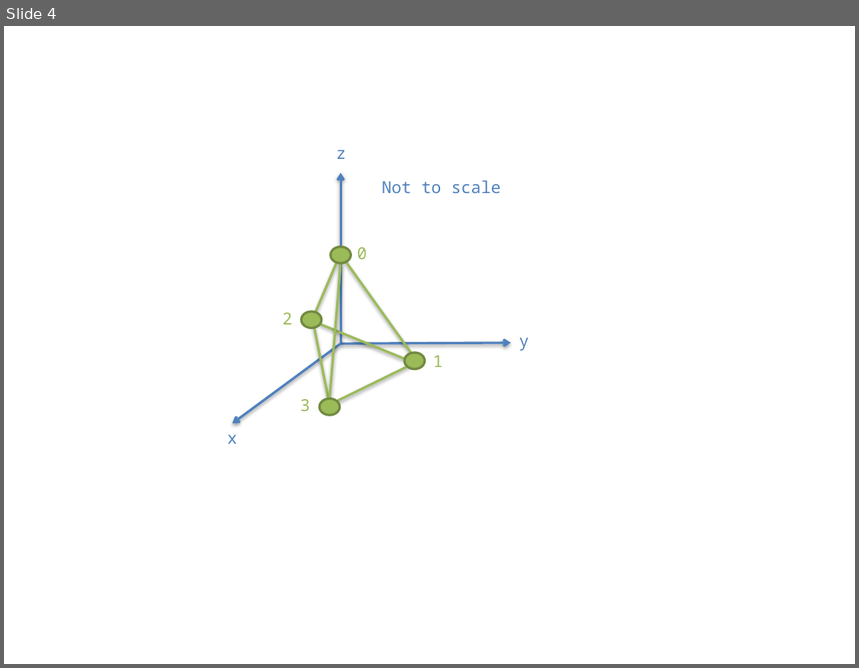
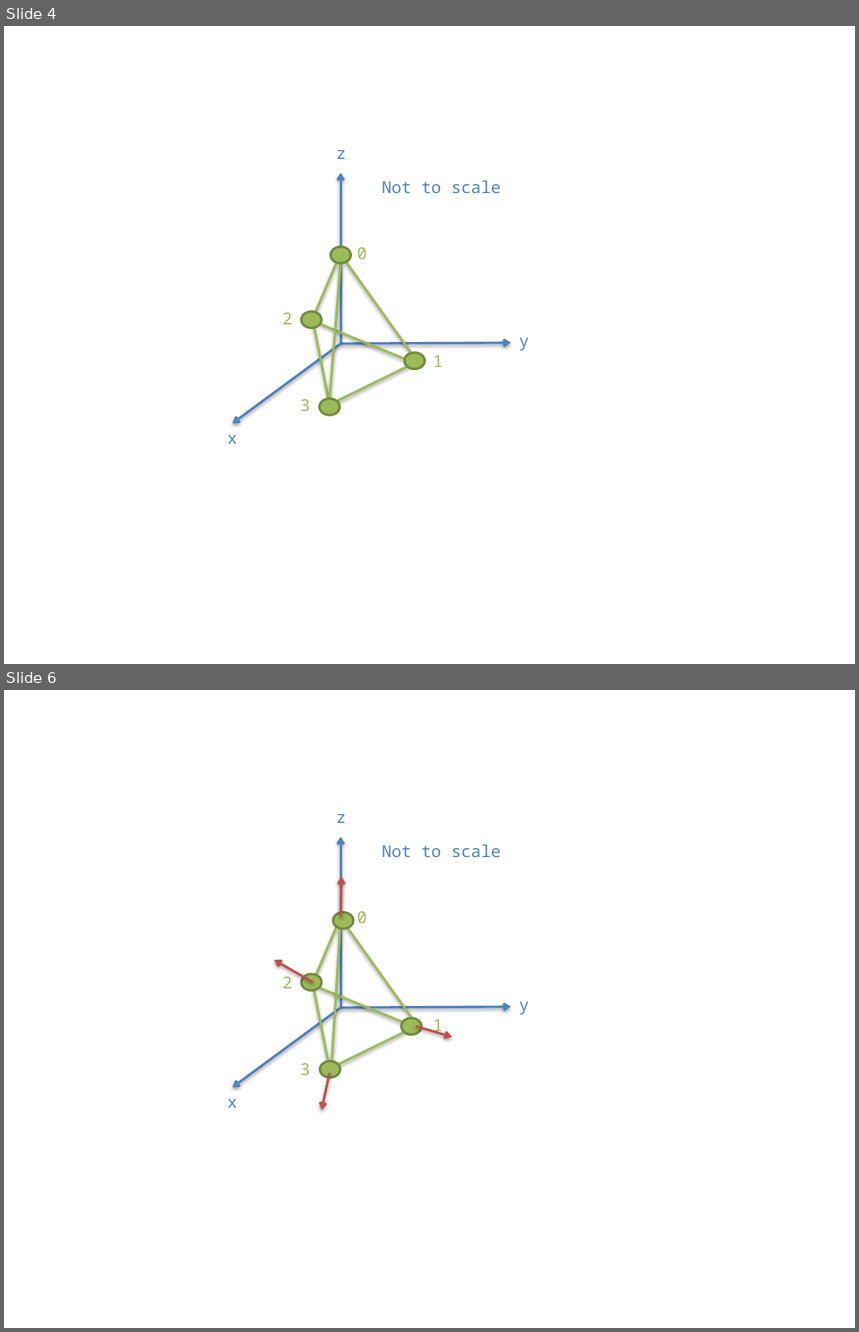
Before and after one commit to barionleg/cesium.wiki.gs, a slide deck: geometryandappearances/figures.pptx. Shown one above the other, each under a label of ours: slide 4 before the commit, slides 4 and 6 after it; the slides between them are not shown. The pictures are 859x668 and 859x1332 pixels, drawn with LibreOffice and Linux fonts; fonts in the diff are those of the drawing. Boxes give left, top, right and bottom in pixels: in the first picture for what was removed or moved away, otherwise in the second. Text is boxed around its words. In the diff, an @@ line names an element or a change of style, - is before the commit and + after.

```diff
--- a/geometryandappearances/figures.pptx
+++ b/geometryandappearances/figures.pptx
@@ slide 6 added at [4,690,855,1328], background #FFFFFF @@
@@ text added at [336,814,346,823], 14 pt, text #4F81BD @@
+z
@@ arrow added from (341, 1007) to (341, 837), #4F81BD 2 pt @@
@@ text added at [382,844,501,857], 14 pt, text #4F81BD @@
+Not to scale
@@ arrow added from (341, 917) to (342, 876), #C0504D 2 pt @@
@@ line added from (341, 917) to (313, 982), #9BBB59 2 pt @@
@@ ellipse added at [333,912,354,929], fill #9BBB59, outline #738A42 2 pt @@
@@ ellipse added at [338,917,343,922], fill #000000, outline #000000 2 pt @@
@@ text added at [357,911,367,923], 14 pt, text #9BBB59 @@
+0
@@ line added from (341, 922) to (331, 1072), #9BBB59 2 pt @@
@@ line added from (342, 921) to (417, 1025), #9BBB59 2 pt @@
@@ arrow added from (313, 982) to (274, 960), #C0504D 2 pt @@
@@ text added at [282,977,292,989], 14 pt, text #9BBB59 @@
+2
@@ ellipse added at [301,974,322,990], fill #9BBB59, outline #738A42 2 pt @@
@@ ellipse added at [310,982,314,986], fill #000000, outline #000000 2 pt @@
@@ line added from (313, 986) to (330, 1068), #9BBB59 2 pt @@
@@ line added from (313, 986) to (414, 1026), #9BBB59 2 pt @@
@@ arrow added from (341, 1008) to (232, 1087), #4F81BD 2 pt @@
@@ arrow added from (341, 1008) to (512, 1007), #4F81BD 2 pt @@
@@ text added at [519,1002,529,1015], 14 pt, text #4F81BD @@
+y
@@ line added from (329, 1070) to (416, 1026), #9BBB59 2 pt @@
@@ ellipse added at [401,1018,422,1035], fill #9BBB59, outline #738A42 2 pt @@
@@ ellipse added at [413,1023,417,1027], fill #000000, outline #000000 2 pt @@
@@ arrow added from (416, 1026) to (452, 1037), #C0504D 2 pt @@
@@ text added at [433,1019,443,1036], 14 pt, text #9BBB59 @@
+1
@@ text added at [300,1063,310,1075], 14 pt, text #9BBB59 @@
+3
@@ ellipse added at [320,1061,340,1078], fill #9BBB59, outline #738A42 2 pt @@
@@ arrow added from (330, 1073) to (322, 1110), #C0504D 2 pt @@
@@ ellipse added at [328,1068,332,1073], fill #000000, outline #000000 2 pt @@
@@ text added at [227,1099,237,1108], 14 pt, text #4F81BD @@
+x
```
Also in this commit, not shown: 1 slide changed, 2 other slides added, 6 other files.
